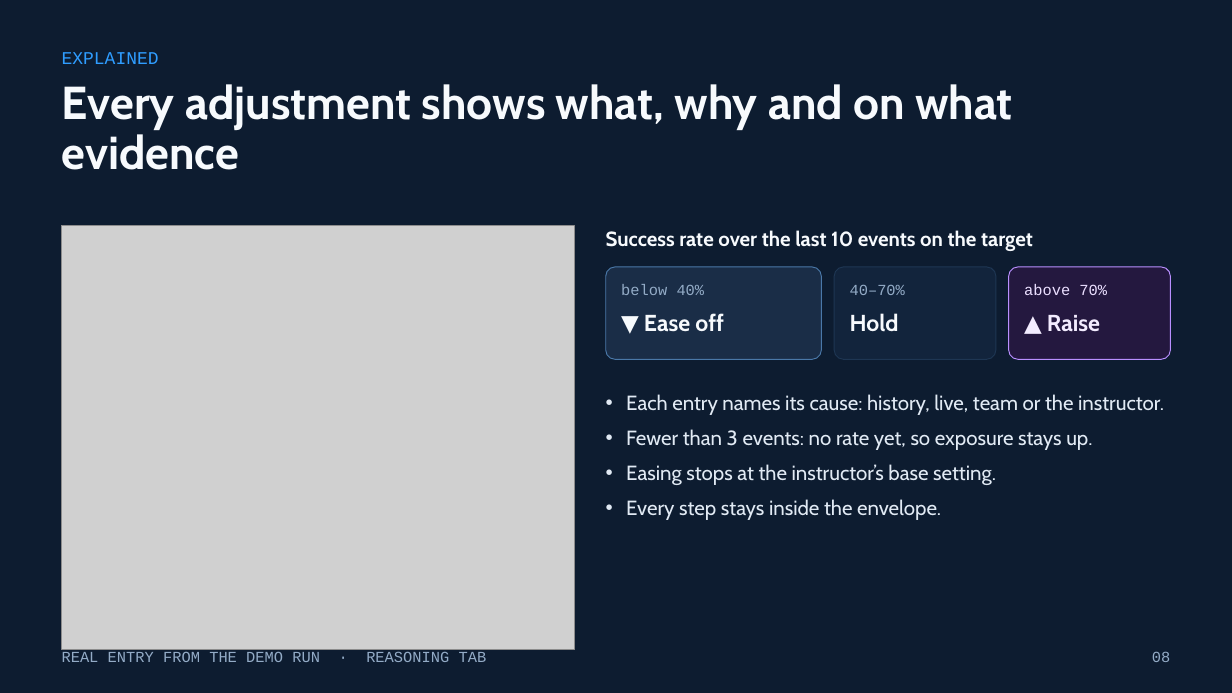
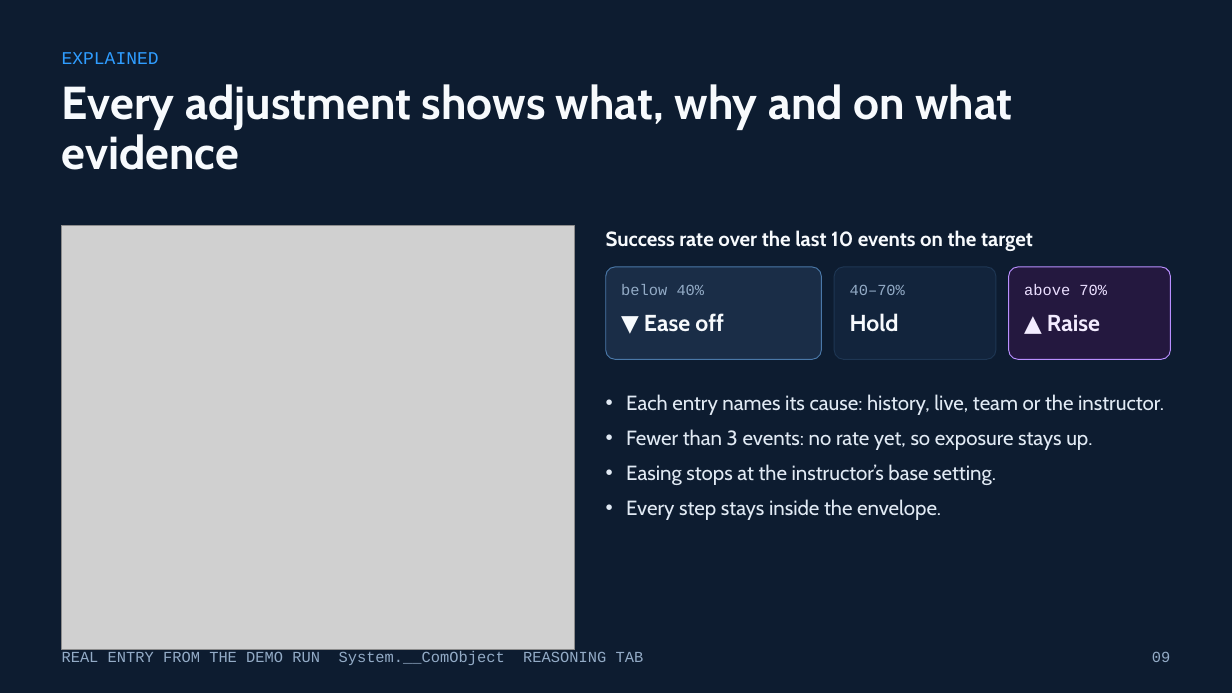
Before and after one commit to buttception/T-S_Hackathon26, a slide deck: slide 9 of cgf-demo/docs/pitch/Adaptive-CGF-Trainer.pptx (slide 8 before the commit). Drawn at 1232x693 pixels with LibreOffice and Linux fonts; fonts in the diff are those of the drawing; grey boxes stand for pictures. Boxes give left, top, right and bottom in pixels: in the first picture for what was removed or moved away, otherwise in the second. Text is boxed around its words. In the diff, an @@ line names an element or a change of style, - is before the commit and + after.

```diff
--- a/cgf-demo/docs/pitch/Adaptive-CGF-Trainer.pptx
+++ b/cgf-demo/docs/pitch/Adaptive-CGF-Trainer.pptx
@@ text at box(62, 651, 644, 665): text changed @@
-REAL ENTRY FROM THE DEMO RUN · REASONING TAB
+REAL ENTRY FROM THE DEMO RUN System.__ComObject REASONING TAB
@@ text at box(1152, 652, 1170, 662): text changed @@
-08
+09
```
Also in this commit, not shown: 9 other slides changed, 2 slides added, 1 slide removed, 2 other files.
